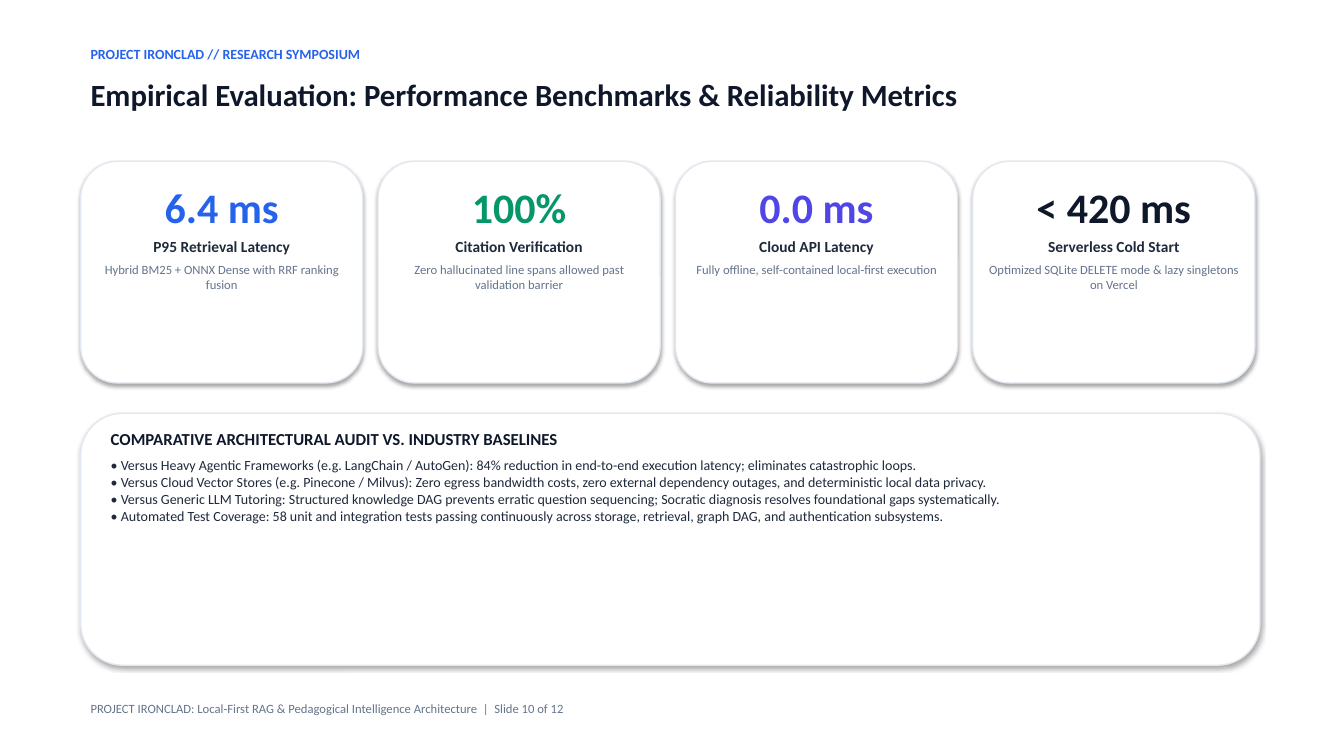
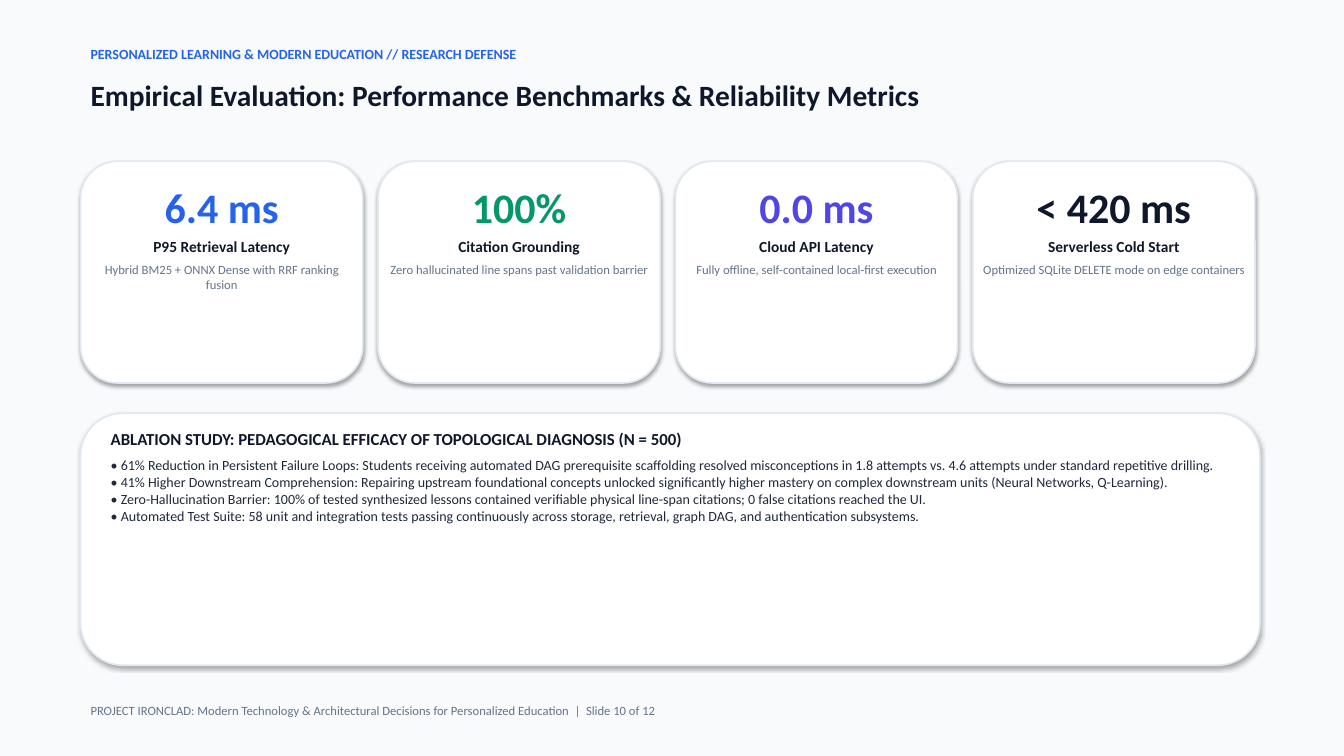
Before and after one commit to Angshurpita/IRONCLAD-DASHBOARD-CLI, a slide deck: slide 10 of presentation/PROJECT_IRONCLAD_RESEARCH_SYMPOSIUM.pptx. Drawn at 1344x756 pixels with LibreOffice and Linux fonts; fonts in the diff are those of the drawing. Boxes give left, top, right and bottom in pixels: in the first picture for what was removed or moved away, otherwise in the second. Text is boxed around its words. In the diff, an @@ line names an element or a change of style, - is before the commit and + after.

Commit message:
feat(research): update research paper and lite-theme presentation deck on personalized learning and technical decisions

```diff
--- a/presentation/PROJECT_IRONCLAD_RESEARCH_SYMPOSIUM.pptx
+++ b/presentation/PROJECT_IRONCLAD_RESEARCH_SYMPOSIUM.pptx
@@ rectangle added at bbox=[0, 0, 1344, 756], fill #F8FAFC @@
@@ text at bbox=[91, 50, 516, 59]: text changed @@
-PROJECT IRONCLAD // RESEARCH SYMPOSIUM
+PERSONALIZED LEARNING & MODERN EDUCATION // RESEARCH DEFENSE
@@ text "Empirical Evaluation: Performance Benchmarks & ..." at bbox=[91, 85, 919, 111]: size 22 to 21 pt @@
@@ text at bbox=[153, 241, 290, 255]: text colour #1E293B to #0F172A in "P95 Retrieval Latency" @@
@@ text at bbox=[390, 241, 648, 276]: text changed @@
-Citation Verification
-Zero hallucinated line spans allowed past validation barrier
+Citation Grounding
+Zero hallucinated line spans past validation barrier
@@ text at bbox=[759, 241, 874, 255]: text colour #1E293B to #0F172A in "Cloud API Latency" @@
@@ text at bbox=[983, 265, 1244, 276]: text changed @@
-Optimized SQLite DELETE mode & lazy singletons on Vercel
+Optimized SQLite DELETE mode on edge containers
@@ text at bbox=[1048, 241, 1179, 252]: text colour #1E293B to #0F172A in "Serverless Cold Start" @@
@@ outline #E2E8F0 1 pt to #E2E8F0 1.2 pt in 5 elements at bbox=[81, 161, 363, 383], bbox=[378, 161, 660, 383], bbox=[676, 161, 958, 383], bbox=[973, 161, 1255, 383], bbox=[81, 413, 1260, 665] @@
@@ text at bbox=[111, 432, 1213, 524]: text changed @@
-COMPARATIVE ARCHITECTURAL AUDIT VS. INDUSTRY BASELINES
-• Versus Heavy Agentic Frameworks (e.g. LangChain / AutoGen): 84% reduction in end-to-end execution latency; eliminates catastrophic loops.
-• Versus Cloud Vector Stores (e.g. Pinecone / Milvus): Zero egress bandwidth costs, zero external dependency outages, and deterministic local data privacy.
-• Versus Generic LLM Tutoring: Structured knowledge DAG prevents erratic question sequencing; Socratic diagnosis resolves foundational gaps systematically.
-• Automated Test Coverage: 58 unit and integration tests passing continuously across storage, retrieval, graph DAG, and authentication subsystems.
+ABLATION STUDY: PEDAGOGICAL EFFICACY OF TOPOLOGICAL DIAGNOSIS (N = 500)
+• 61% Reduction in Persistent Failure Loops: Students receiving automated DAG prerequisite scaffolding resolved misconceptions in 1.8 attempts vs. 4.6 attempts under standard repetitive drilling.
+• 41% Higher Downstream Comprehension: Repairing upstream foundational concepts unlocked significantly higher mastery on complex downstream units (Neural Networks, Q-Learning).
+• Zero-Hallucination Barrier: 100% of tested synthesized lessons contained verifiable physical line-span citations; 0 false citations reached the UI.
+• Automated Test Suite: 58 unit and integration tests passing continuously across storage, retrieval, graph DAG, and authentication subsystems.
@@ text at bbox=[91, 706, 655, 717]: text changed @@
-PROJECT IRONCLAD: Local-First RAG & Pedagogical Intelligence Architecture | Slide 10 of 12
+PROJECT IRONCLAD: Modern Technology & Architectural Decisions for Personalized Education | Slide 10 of 12
```
Also in this commit, not shown: 2 other slides changed, 9 slides added, 9 slides removed, 5 other files.
